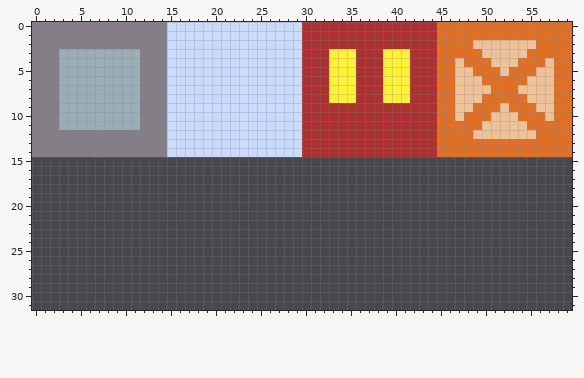
File history of a pixel-art file, Assets/Sprites/Sprites.aseprite. The picture above was drawn from the file before the commit.
60x60 pixels, 1 frame. Shown: x 0..59, y 0..31.
New version:
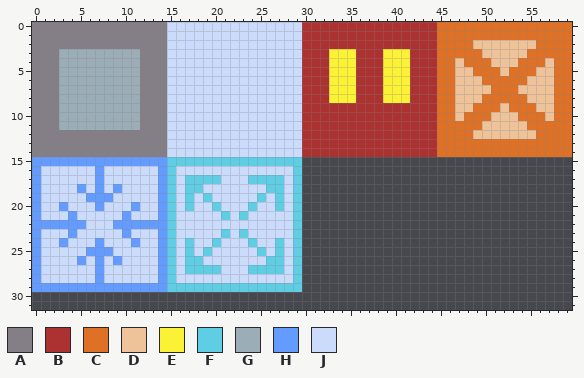
Palette (. is transparent): A #847e87  B #ac3232  C #df7126  D #eec39a  E #fbf236  F #5fcde4  G #9badb7  H #639bff  J #cbdbfc
From old to new:
@@ x 0..31 @@
 14 AAAAAAAAAAAAAAAJJJJJJJJJJJJJJJBB
-15 ................................
-16 ................................
-17 ................................
-18 ................................
-19 ................................
-20 ................................
-21 ................................
-22 ................................
-23 ................................
-24 ................................
-25 ................................
-26 ................................
-27 ................................
-28 ................................
-29 ................................
+15 HHHHHHHHHHHHHHHFFFFFFFFFFFFFFF..
+16 HJJJJJJHJJJJJJHFJJJJJJJJJJJJJF..
+17 HJJJJJJHJJJJJJHFJFFFFJJJFFFFJF..
+18 HJJJJHJHJHJJJJHFJFFJJJJJJJFFJF..
+19 HJJJJJHHHJJJJJHFJFJFJJJJJFJFJF..
+20 HJJHJJJHJJJHJJHFJFJJFJJJFJJFJF..
+21 HJJJHJJJJJHJJJHFJJJJJFJFJJJJJF..
+22 HHHHHHJJJHHHHHHFJJJJJJJJJJJJJF..
+23 HJJJHJJJJJHJJJHFJJJJJFJFJJJJJF..
+24 HJJHJJJHJJJHJJHFJFJJFJJJFJJFJF..
+25 HJJJJJHHHJJJJJHFJFJFJJJJJFJFJF..
+26 HJJJJHJHJHJJJJHFJFFJJJJJJJFFJF..
+27 HJJJJJJHJJJJJJHFJFFFFJJJFFFFJF..
+28 HJJJJJJHJJJJJJHFJJJJJJJJJJJJJF..
+29 HHHHHHHHHHHHHHHFFFFFFFFFFFFFFF..
 30 ................................
Pixel boxes of the changes (left, top, right, bottom) in both pictures:
added: (32, 157, 302, 292)
